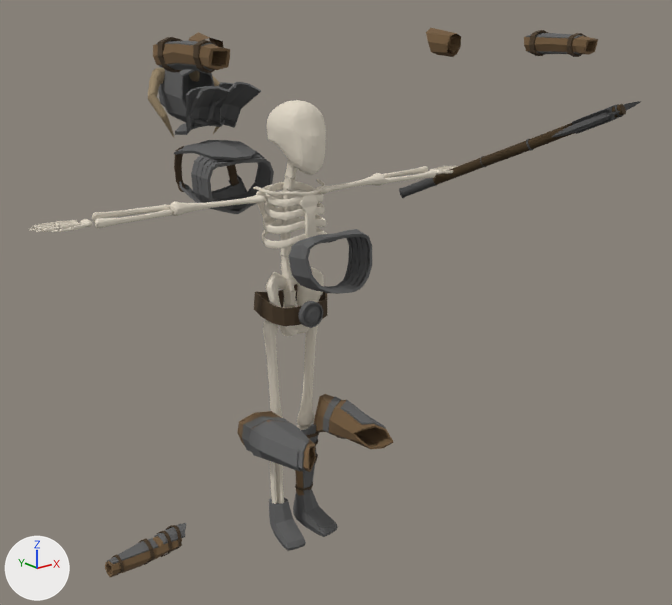
Two versions of the FBX model SkeletonEnemy.fbx, one commit apart.
Rendered twice from a 50 mm lens placed at (-8.19, -11.45, 8.41), pointed at (0.88, -0.11, 3.87). Every picture has the same lights, and +X, +Y and +Z are marked at lower left. Where no turn or scale is listed for an object, it has been applied to the vertices.

Names of what the first picture shows: 'Belt', 'Bracer Left', 'Bracer Right', 'Chest Plate', 'Chest Plate Under2', 'ChestPlate Under', 'Helmet', 'Leg Armor Left', 'Leg Armor Right', 'Low Poly Axe', 'Shin Armor Right', 'Skeleton'.
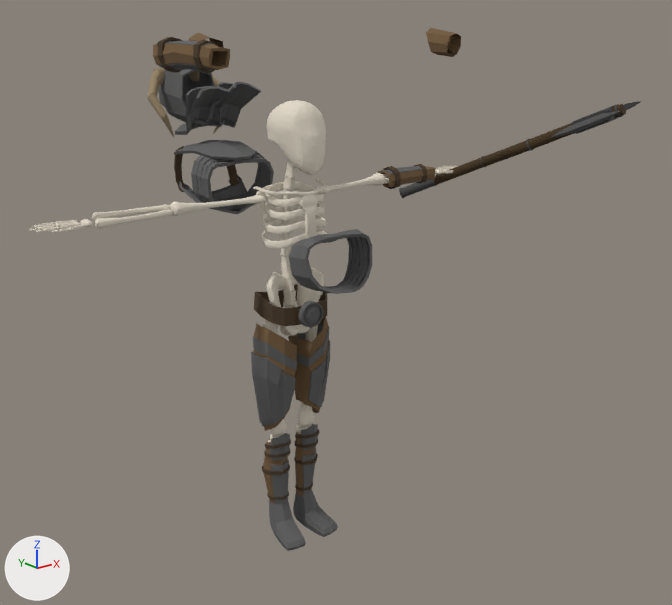
Diff of the bpy script that builds the scene:
```diff
--- a/SkeletonEnemy.fbx.py
+++ b/SkeletonEnemy.fbx.py
@@ ob_shin_armor_right @@
 ob_shin_armor_right = bpy.data.objects.new('Shin Armor Right', me_cube_022)
-ob_shin_armor_right.location = (-2.59, 0.3, 0.35)
-ob_shin_armor_right.rotation_euler = (-1.558, 0.0367, -1.569)  # degrees (-89, 2.1, -90)
+ob_shin_armor_right.location = (-0.29, 0.02, 1.21)
+ob_shin_armor_right.rotation_euler = (0.000231, -0.000081, -0.0115)  # degrees (0, 0, -0.7)
 ob_shin_armor_right.scale = (0.474, 0.482, 0.482)
@@ ob_leg_armor_right @@
 ob_leg_armor_right = bpy.data.objects.new('Leg Armor Right', me_cube_013)
-ob_leg_armor_right.location = (-0.34, -3.63, 2.13)
-ob_leg_armor_right.rotation_euler = (-1.623, -0.0344, 0.00285)  # degrees (-93, -2, 0.2)
+ob_leg_armor_right.location = (0.0, 0.0, 0.0)
@@ ob_bracer_left @@
 ob_bracer_left = bpy.data.objects.new('Bracer Left', me_cube_006)
-ob_bracer_left.location = (3.24, -2.44, 7.94)
-ob_bracer_left.rotation_euler = (0.0699, 0.041, -1.581)  # degrees (4, 2.3, -91)
+ob_bracer_left.location = (2.64, 0.13, 5.74)
+ob_bracer_left.rotation_euler = (0.0644, 0.0406, -0.000493)  # degrees (3.7, 2.3, -0)
 ob_bracer_left.scale = (0.533, 0.576, 0.505)
@@ ob_leg_armor_left @@
 ob_leg_armor_left = bpy.data.objects.new('Leg Armor Left', me_cube_026)
-ob_leg_armor_left.location = (0.67, -0.63, 2.02)
-ob_leg_armor_left.rotation_euler = (-1.608, 0.186, -0.0135)  # degrees (-92, 11, -0.8)
+ob_leg_armor_left.location = (0.41, -0.07, 3.0)
+ob_leg_armor_left.rotation_euler = (0.0139, 0.00234, 0.0398)  # degrees (0.8, 0.1, 2.3)
 ob_leg_armor_left.scale = (0.455, 0.491, 0.491)
```

Pixel boxes [x1, y1, x2, y2] of what changed, in the pictures (672 x 605 px):
'Leg Armor Right', moved, turned
    before: [237, 411, 316, 472]
    after: [251, 323, 297, 431]
'Leg Armor Left', moved, turned
    before: [314, 394, 393, 449]
    after: [288, 317, 330, 413]
'Shin Armor Right', moved, turned
    before: [105, 523, 186, 577]
    after: [262, 433, 291, 504]
'Bracer Left', moved, turned
    before: [524, 30, 598, 57]
    after: [378, 164, 436, 189]
